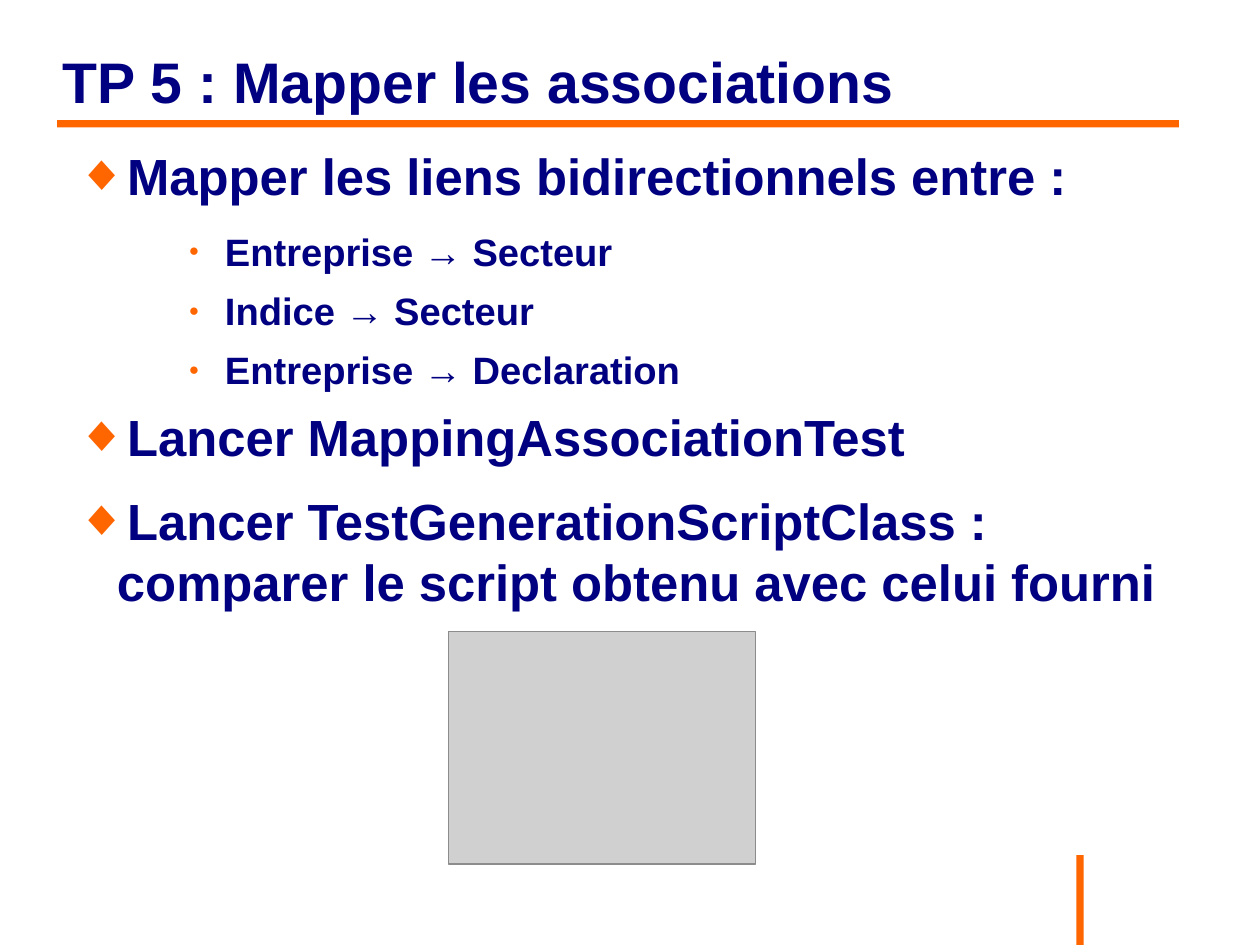
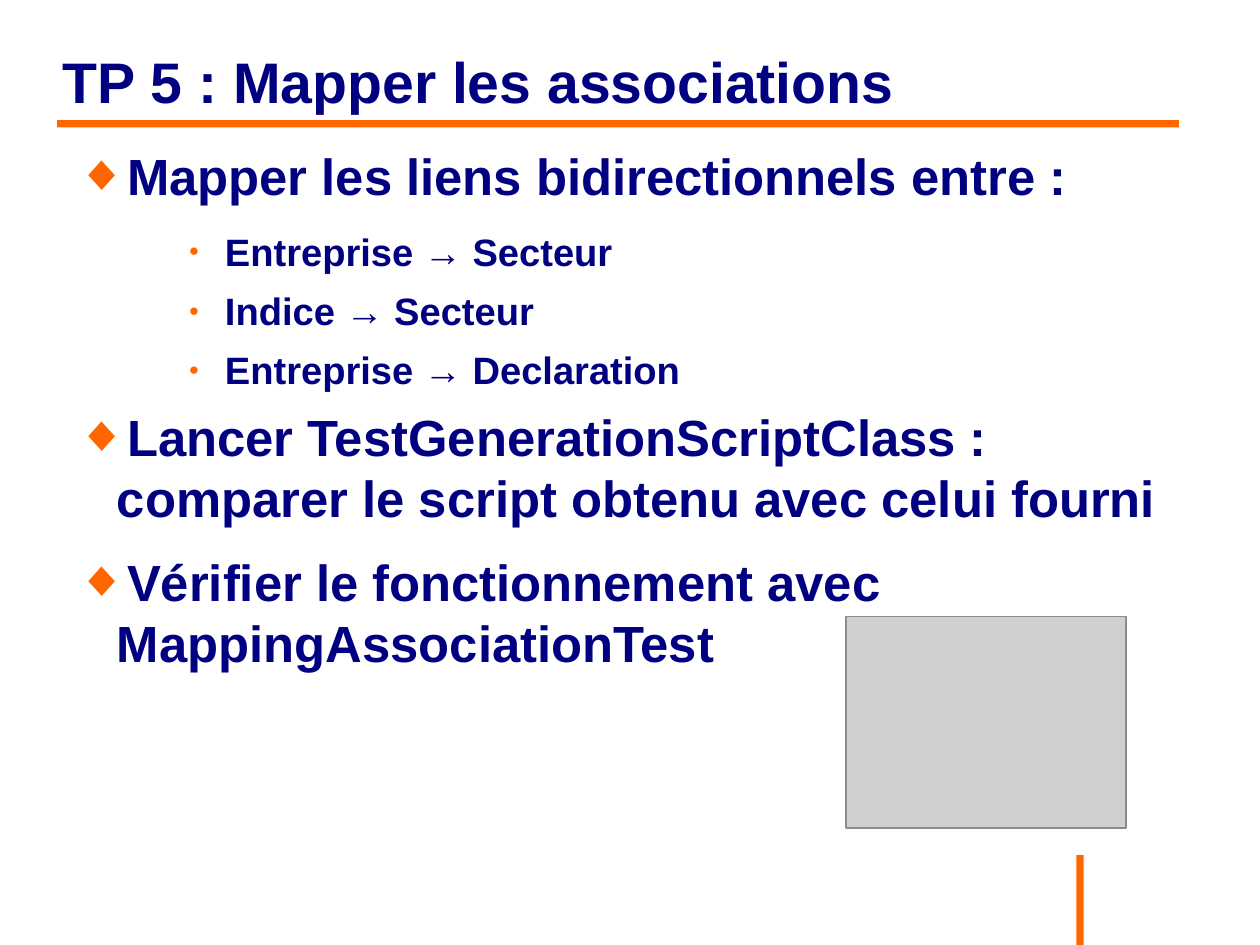
Before and after one commit to philphils/formation-hibernate-basique, a slide deck: slide 90 of Documentation/diapo_formation_hibernate.odp. Drawn at 1260x945 pixels with LibreOffice and Linux fonts; fonts in the diff are those of the drawing; grey boxes stand for pictures; background and template pictures are left out. Boxes give left, top, right and bottom in pixels: in the first picture for what was removed or moved away, otherwise in the second. Text is boxed around its words. In the diff, an @@ line names an element or a change of style, - is before the commit and + after.

```diff
--- a/Documentation/diapo_formation_hibernate.odp
+++ b/Documentation/diapo_formation_hibernate.odp
@@ text at bbox=[127, 419, 905, 467]: paragraph removed @@
-◆ Lancer MappingAssociationTest
@@ text at bbox=[117, 563, 880, 672]: paragraph added @@
+◆ Vérifier le fonctionnement avec MappingAssociationTest
@@ picture: place and size @@
-picture at bbox=[449, 632, 757, 864]
+picture at bbox=[846, 616, 1126, 828]
```
Also in this commit, not shown: 10 other slides changed.
